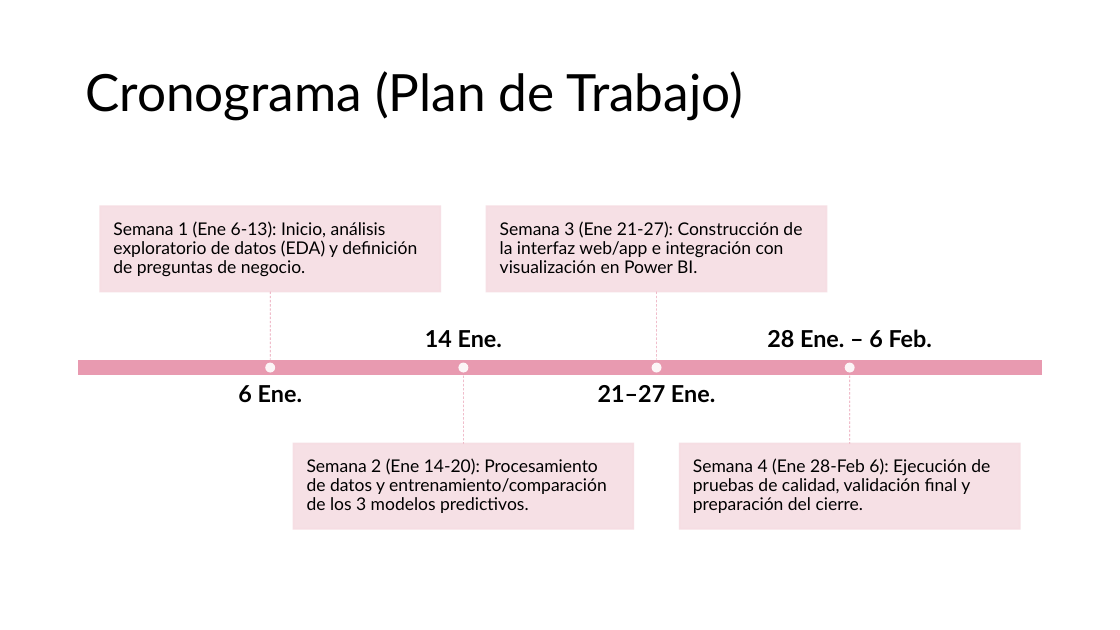
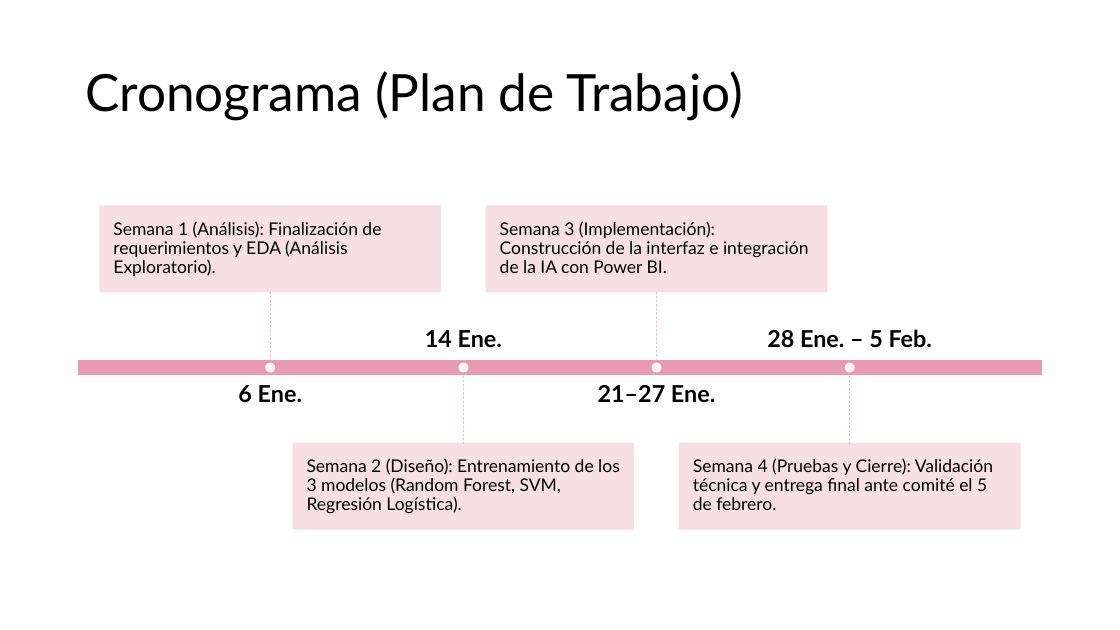
Before and after one commit to sharkz14/Capstone-Karla-Acuna-2026, a slide deck: slide 7 of FASE 1/Evidencias Grupales/Presentacion_Sistema de Apoyo al Diagnóstico Temprano de Cáncer.pptx. Drawn at 1120x630 pixels with LibreOffice and Linux fonts; fonts in the diff are those of the drawing. Boxes give left, top, right and bottom in pixels: in the first picture for what was removed or moved away, otherwise in the second. Text is boxed around its words. In the diff, an @@ line names an element or a change of style, - is before the commit and + after.

```diff
--- a/FASE 1/Evidencias Grupales/Presentacion_Sistema de Apoyo al Diagnóstico Temprano de Cáncer.pptx
+++ b/FASE 1/Evidencias Grupales/Presentacion_Sistema de Apoyo al Diagnóstico Temprano de Cáncer.pptx
@@ text at [113, 221, 381, 276]: text changed @@
-Semana 1 (Ene 6-13): Inicio, análisis exploratorio de datos (EDA) y definición de preguntas de negocio.
+Semana 1 (Análisis): Finalización de requerimientos y EDA (Análisis Exploratorio).
@@ text at [500, 221, 809, 273]: text changed @@
-Semana 3 (Ene 21-27): Construcción de la interfaz web/app e integración con visualización en Power BI.
+Semana 3 (Implementación): Construcción de la interfaz e integración de la IA con Power BI.
@@ text at [767, 329, 932, 348]: text changed @@
-28 Ene. – 6 Feb.
+28 Ene. – 5 Feb.
@@ text at [307, 458, 620, 514]: text changed @@
-Semana 2 (Ene 14-20): Procesamiento de datos y entrenamiento/comparación de los 3 modelos predictivos.
+Semana 2 (Diseño): Entrenamiento de los 3 modelos (Random Forest, SVM, Regresión Logística).
@@ text at [693, 458, 993, 510]: text changed @@
-Semana 4 (Ene 28-Feb 6): Ejecución de pruebas de calidad, validación final y preparación del cierre.
+Semana 4 (Pruebas y Cierre): Validación técnica y entrega final ante comité el 5 de febrero.
```
Also in this commit, not shown: 1 other slide changed, 2 slides added, 2 slides removed, 1 other file.
